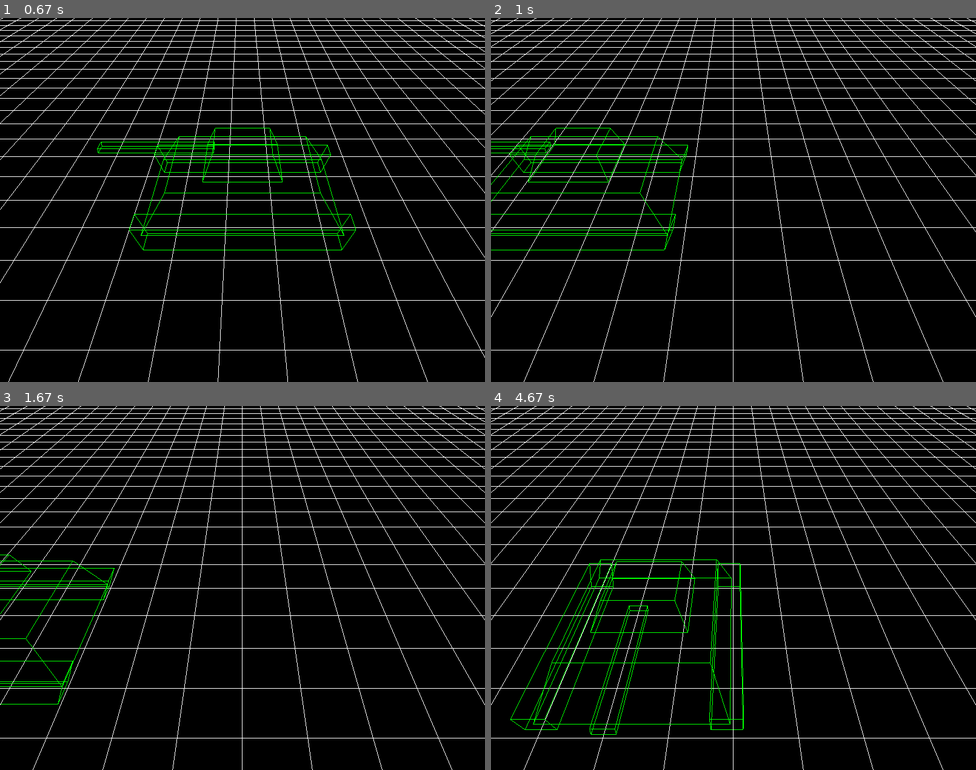
Above: before the commit, frames 1-4 (two rows, left to right).
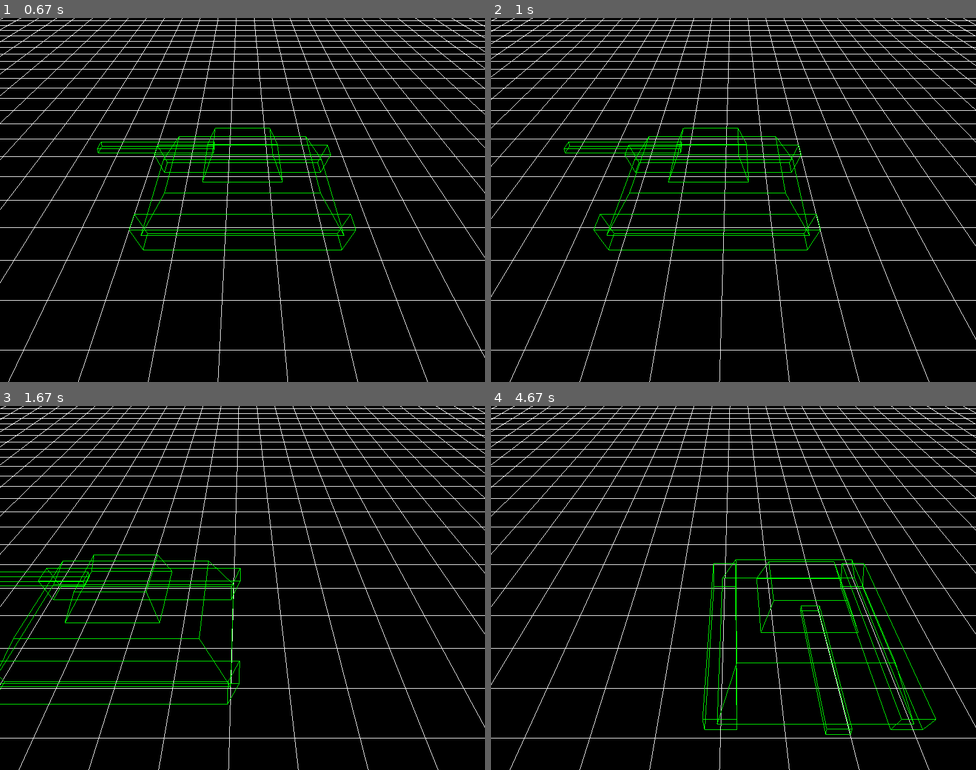
Above: after the commit, the same moments.

Repository: antonioam82/tank_controller
Game: pygame game, started from tank_demo_0.py
Same seed, same stepped clock (60 frames per second), same inputs: the game is played once before the commit and once after it.
Inputs:
- Up to frame 1 (0.67 s): hold Left from 0.33 s (still down)
- Up to frame 2 (1 s): release Left at 0.87 s; tap S at 0.9 s
- Up to frame 3 (1.67 s): hold Down 1.23-1.53 s; hold Left from 1.57 s (still down)
- Up to frame 4 (4.67 s): tap V at 1.72, 3.22, 4.62 s; release Left at 1.97 s; hold Up 2-2.37 s; tap C at 2.15, 3.62 s; hold Right 2.4-3.03 s; hold Down 3.07-3.43 s; hold Left 3.47-3.93 s; hold Right 3.97-4.43 s; hold Up from 4.47 s (still down)

Frame 1 is identical in both runs. In frame 2, 4.9% of the frame differs, in the area x 0-100%, y 0-100%; in frame 3, 4.5%; in frame 4, 5.6%.

Commit message:
Definida ultima posicion de camara para parada

Diff:
--- a/tank_demo_0.py
+++ b/tank_demo_0.py
@@ -141,7 +141,9 @@
     model_angle = 180
     y_tower = 0.0
     sc_y = 0.0
+
     stop_camera = False
+    last_cam_pos_x = last_cam_pos_z = 0.0
     scale = 1.0
     direction = 'front'
 
@@ -261,6 +263,10 @@
         x += grid_mov_x
         z += grid_mov_z
 
+        if not stop_camera:
+            last_cam_pos_x = x
+            last_cam_pos_z = z
+
         # ===== LIMITAR MOVIMIEMTO DENTRO DEL GRID =====
         if x - 2 < (-grid_size - 0.1) or x + 2 > (grid_size + 0.1):
             grid_mov_x = 0.0
@@ -288,9 +294,7 @@
         if not stop_camera:
             glTranslatef(x, y, z)
         else:
-            #glTranslatef(0.0, 0.0, 0.0)
-
-            glTranslatef(0.0, y, 0.0)
+            glTranslatef(last_cam_pos_x, y, last_cam_pos_z)
 
         glCallList(grid)
 
